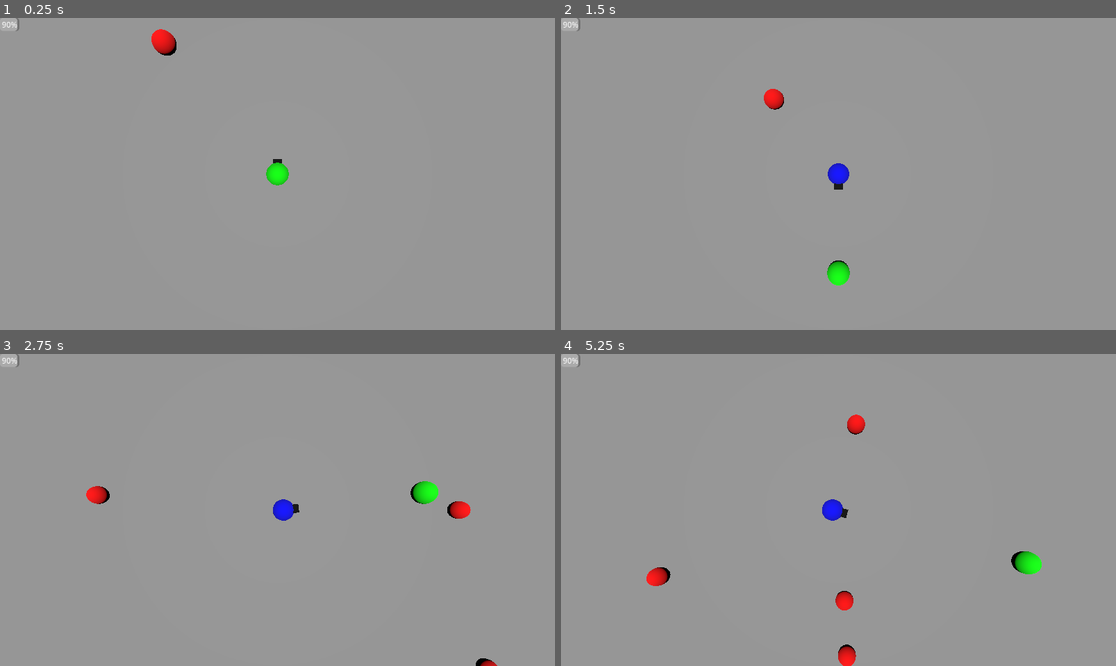
Above: before the commit, frames 1-4 (two rows, left to right).
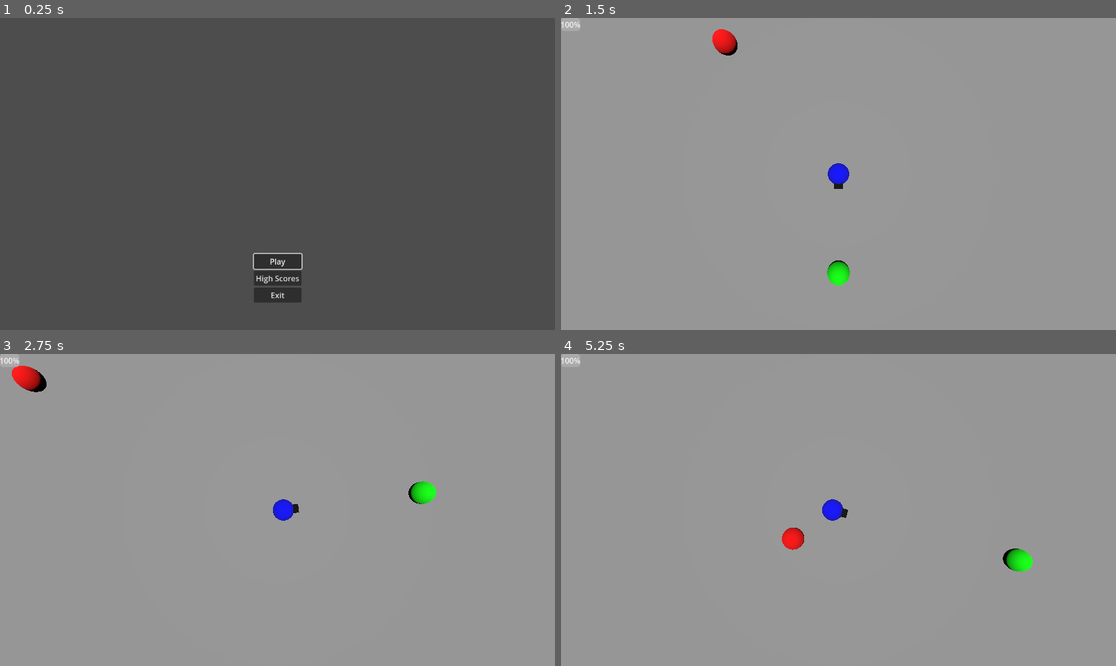
Above: after the commit, the same moments.

Repository: lavithian/Godot_Character_AI
Game: Godot game, scene res://start_menu.tscn
Same seed, same stepped clock (60 frames per second), same inputs: the game is played once before the commit and once after it. Before the commit the project starts from res://level.tscn.
Inputs (mouse positions are in pixels of both pictures, inside the frame that each line leads up to):
- Up to frame 1 (0.25 s): no input
- Up to frame 2 (1.5 s): click (838, 276) at 0.5 s, where only the run after the commit has a clickable "High Scores"; click (838, 261) at 1.25 s, where only the run after the commit has a clickable "Play"
- Up to frame 3 (2.75 s): move the mouse to (399, 494) at 2.02 s; hold D (move_right) from 2.03 s (still down); click (399, 494) at 2.1 s; tap Space (jump) at 2.27 s
- Up to frame 4 (5.25 s): move the mouse to (727, 525) at 2.77 s; release D (move_right) at 2.78 s; hold S (move_back) 2.78-3.53 s; click (727, 525) at 2.85 s; tap Space (jump) at 3.02, 4.52 s; move the mouse to (894, 441) at 3.52 s; hold D (move_right) 3.53-4.28 s; click (894, 441) at 3.6 s; move the mouse to (810, 572) at 4.27 s; hold W (move_forward) 4.28-5.03 s; click (810, 572) at 4.35 s; move the mouse to (1005, 556) at 5.02 s; hold A (move_left) from 5.03 s (still down); click (1005, 556) at 5.1 s

The runs differ from the first frame. In frame 1, 100% of the frame differs, in the area x 0-100%, y 0-100%; in frame 2, 0.5%; in frame 3, 1.0%; in frame 4, 1.4%.

Commit message:
Start, Restart, death

Diff:
--- /dev/null
+++ b/RestartMenu.gd
@@ -0,0 +1,21 @@
+extends Control
+
+signal restart
+
+# Called when the node enters the scene tree for the first time.
+func _ready():
+	pass # Replace with function body.
+
+# Called every frame. 'delta' is the elapsed time since the previous frame.
+func _process(delta):
+	pass
+
+func _on_restart_pressed():
+	print("Pending Restart")
+	get_tree().change_scene_to_file("res://level.tscn")
+	restart.emit()
+	pass # Replace with function body.
+
+func _on_quit_pressed():
+	get_tree().quit()
+	pass # Replace with function body.
--- /dev/null
+++ b/StartMenu.gd
@@ -0,0 +1,12 @@
+extends Control
+
+func _ready() -> void:
+	$VBoxContainer/Play.grab_focus()
+
+func _on_play_pressed() -> void:
+	get_tree().change_scene_to_file("res://level.tscn")
+	pass # Replace with function body.
+
+func _on_exit_pressed() -> void:
+	get_tree().quit()
+	pass # Replace with function body.
--- a/enemy.gd
+++ b/enemy.gd
@@ -8,7 +8,7 @@
 var in_range : bool = false
 var hit_enemy : int = 1
 var current_state = state.MOVE
-
+const damage : int = 10
 
 enum state {
 	MOVE,
--- a/level.gd
+++ b/level.gd
@@ -2,6 +2,7 @@
 
 @export var player : CharacterBody3D
 @export var ui : Control
+#@export var start_menu : Control
 # Called when the node enters the scene tree for the first time.
 func _ready():
 	pass # Replace with function body.
@@ -13,10 +14,8 @@
 func _input(event):
 	if Input.is_action_just_pressed("ui_cancel"):
 		get_tree().quit()
+	pass
 
 func _on_player_health_changed(health, max_health):
-	print(health)
-	print(max_health)
-	print(ui.get_child(0).get_child(0).value)
 	ui.get_child(0).get_child(0).value = health
-	pass # Replace with function body.
+	pass
--- a/level.tscn
+++ b/level.tscn
@@ -1,11 +1,13 @@
-[gd_scene load_steps=9 format=3 uid="uid://krrfjmqcxf2"]
+[gd_scene load_steps=11 format=3 uid="uid://krrfjmqcxf2"]
 
 [ext_resource type="Script" path="res://level.gd" id="1_gljcp"]
 [ext_resource type="PackedScene" uid="uid://fvicijhswq6n" path="res://player.tscn" id="2_1fldc"]
 [ext_resource type="PackedScene" uid="uid://c3o4ox6imk8nq" path="res://enemy.tscn" id="3_1ku1r"]
 [ext_resource type="PackedScene" uid="uid://cagi2702q4b71" path="res://bullet.tscn" id="4_f72sh"]
 [ext_resource type="PackedScene" uid="uid://rfso6t3wpke8" path="res://camera_rig.tscn" id="4_fbpvo"]
+[ext_resource type="PackedScene" uid="uid://klkys0ppqky" path="res://start_menu.tscn" id="6_txc7p"]
 [ext_resource type="PackedScene" uid="uid://cayrqs6t8cxe3" path="res://ui.tscn" id="6_waf8j"]
+[ext_resource type="PackedScene" uid="uid://dusd8pdsmuoeg" path="res://restart_menu.tscn" id="7_53sgr"]
 
 [sub_resource type="PlaneMesh" id="PlaneMesh_ye5jh"]
 size = Vector2(100, 100)
@@ -68,6 +70,19 @@
 
 [node name="Camera_rig" parent="." instance=ExtResource("4_fbpvo")]
 
+[node name="Screens" type="Control" parent="."]
+layout_mode = 3
+anchors_preset = 0
+offset_right = 40.0
+offset_bottom = 40.0
+
+[node name="StartMenu" parent="Screens" instance=ExtResource("6_txc7p")]
+layout_mode = 1
+
+[node name="RestartMenu" parent="Screens" instance=ExtResource("7_53sgr")]
+layout_mode = 1
+
 [node name="UI" parent="." instance=ExtResource("6_waf8j")]
 
 [connection signal="health_changed" from="Player" to="." method="_on_player_health_changed"]
+[connection signal="restart" from="Screens/RestartMenu" to="Player" method="_on_restart_menu_restart"]
--- a/player.gd
+++ b/player.gd
@@ -6,7 +6,6 @@
 @onready var camera_camera =camera.get_node("Camera")
 @onready var cursor = $Cursor
 @onready var eyes = $eyes
-@onready var ui_node = $UI
 
 const speed : float = 1000.0
 const jump_velocity : float = 4.5
@@ -21,11 +20,10 @@
 var gravity = ProjectSettings.get_setting("physics/3d/default_gravity")
 
 func _ready() -> void:
-	take_damage(10)
+	health_changed.emit(player_health, 100)
 	pass
 
 func _physics_process(delta) -> void:
-
 	camera_follows_player()
 #	camera_rotation()
 	look_at_cursor()
@@ -50,10 +48,10 @@
 	move_and_slide()
 	pass
 
-func _unhandled_input(event: InputEvent) -> void:
-	if event is InputEventMouseMotion:
-		camera_input = -event.relative.x * mouse_sensitiviy
-	pass
+#func _unhandled_input(event: InputEvent) -> void:
+#	if event is InputEventMouseMotion:
+#		camera_input = -event.relative.x * mouse_sensitiviy
+#	pass
 
 func camera_follows_player() -> void:
 	var player_pos = global_transform.origin
@@ -90,41 +88,33 @@
 		player_death()
 	pass
 
+func restart() -> void:
+	print("Restart!")
+	health_changed.emit(100, 100)
+	pass
+
 func player_death() -> void:
-	print("Player died")
+	print("Player died :(")
+	get_tree().change_scene_to_file("res://restart_menu.tscn")
 	pass
+
 # Only detects other Areas. Might be useful
 func _on_area_3d_area_entered(area) -> void:
-	if area:
-		print("Enter: " + str(area))
-	else:
-		print("Nothing enter")
 	pass
 
 func _on_area_3d_area_exited(area) -> void:
-	if area:
-		print("Exit: " + str(area))
-	else:
-		print("Nothing exit")
 	pass
 
 # detects Bodies
 func _on_area_3d_body_entered(body) -> void:
-	if body:
-		print("Enter: " + str(body.collision_layer))
-		#print("Enter: " + str(body))
-		#if body == enemy:
-		#	print("Enemy entered the field")
-	else:
-		print("Nothing enter")
+	if body.collision_layer == 4:
+		print("Ouch")
+		take_damage(body.damage)
 	pass
 
 func _on_area_3d_body_exited(body) -> void:
-	if body:
-		# print("Exit: " + str(body))
-		print("Exit: " + str(body.collision_layer))
-		#if body == enemy && body.collision_layer == 3:
-		#	print("Enemy exited the field")
-	else:
-		print("Nothing exit")
 	pass
+
+func _on_restart_menu_restart():
+	restart()
+	pass # Replace with function body.
--- a/player.tscn
+++ b/player.tscn
@@ -35,6 +35,7 @@
 shape = SubResource("CapsuleShape3D_qb2jj")
 
 [node name="Area3D" type="Area3D" parent="."]
+transform = Transform3D(1.2, 0, 0, 0, 1.2, 0, 0, 0, 1.2, 0, 0, 0)
 collision_layer = 7
 collision_mask = 4
 
--- a/project.godot
+++ b/project.godot
@@ -11,7 +11,7 @@
 [application]
 
 config/name="enemies"
-run/main_scene="res://level.tscn"
+run/main_scene="res://start_menu.tscn"
 config/features=PackedStringArray("4.1", "Forward Plus")
 config/icon="res://icon.svg"
 
--- /dev/null
+++ b/restart_menu.tscn
@@ -0,0 +1,37 @@
+[gd_scene load_steps=2 format=3 uid="uid://dusd8pdsmuoeg"]
+
+[ext_resource type="Script" path="res://RestartMenu.gd" id="1_i712x"]
+
+[node name="RestartMenu" type="Control"]
+layout_mode = 3
+anchors_preset = 15
+anchor_right = 1.0
+anchor_bottom = 1.0
+grow_horizontal = 2
+grow_vertical = 2
+script = ExtResource("1_i712x")
+
+[node name="VBoxContainer" type="VBoxContainer" parent="."]
+layout_mode = 1
+anchors_preset = 7
+anchor_left = 0.5
+anchor_top = 1.0
+anchor_right = 0.5
+anchor_bottom = 1.0
+offset_left = -47.5
+offset_top = -158.0
+offset_right = 47.5
+offset_bottom = -92.0
+grow_horizontal = 2
+grow_vertical = 0
+
+[node name="Restart" type="Button" parent="VBoxContainer"]
+layout_mode = 2
+text = "Play Again?"
+
+[node name="Quit" type="Button" parent="VBoxContainer"]
+layout_mode = 2
+text = "Exit"
+
+[connection signal="pressed" from="VBoxContainer/Restart" to="." method="_on_restart_pressed"]
+[connection signal="pressed" from="VBoxContainer/Quit" to="." method="_on_quit_pressed"]
--- /dev/null
+++ b/start_menu.tscn
@@ -0,0 +1,43 @@
+[gd_scene load_steps=2 format=3 uid="uid://klkys0ppqky"]
+
+[ext_resource type="Script" path="res://StartMenu.gd" id="1_ptvg5"]
+
+[node name="StartMenu" type="Control"]
+layout_mode = 3
+anchors_preset = 15
+anchor_right = 1.0
+anchor_bottom = 1.0
+grow_horizontal = 2
+grow_vertical = 2
+script = ExtResource("1_ptvg5")
+
+[node name="VBoxContainer" type="VBoxContainer" parent="."]
+layout_mode = 1
+anchors_preset = 7
+anchor_left = 0.5
+anchor_top = 1.0
+anchor_right = 0.5
+anchor_bottom = 1.0
+offset_left = -49.5
+offset_top = -158.0
+offset_right = 49.5
+offset_bottom = -57.0
+grow_horizontal = 2
+grow_vertical = 0
+
+[node name="Play" type="Button" parent="VBoxContainer"]
+layout_mode = 2
+focus_neighbor_top = NodePath("../Exit")
+text = "Play"
+
+[node name="HighScore" type="Button" parent="VBoxContainer"]
+layout_mode = 2
+text = "High Scores"
+
+[node name="Exit" type="Button" parent="VBoxContainer"]
+layout_mode = 2
+focus_neighbor_bottom = NodePath("../Play")
+text = "Exit"
+
+[connection signal="pressed" from="VBoxContainer/Play" to="." method="_on_play_pressed"]
+[connection signal="pressed" from="VBoxContainer/Exit" to="." method="_on_exit_pressed"]
